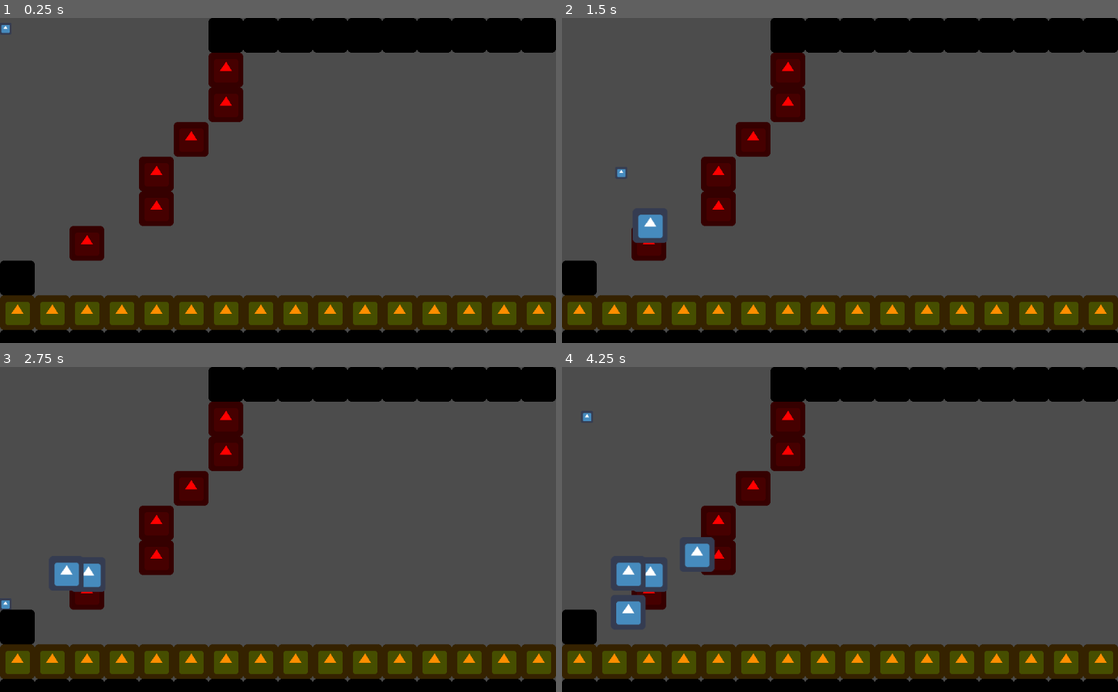
Above: before the commit, frames 1-4 (two rows, left to right).
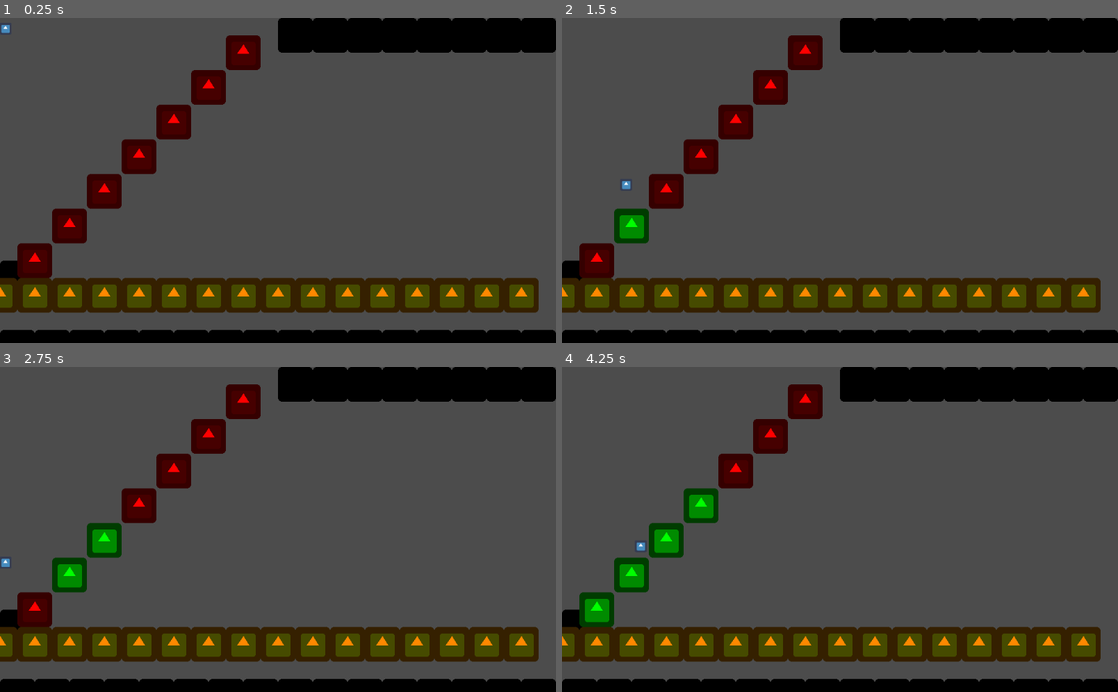
Above: after the commit, the same moments.

Repository: SomeSortOfSam/MeatballMayhem
Game: Godot game, scene res://Levels/Level02.tscn
Same seed, same stepped clock (60 frames per second), same inputs: the game is played once before the commit and once after it. This scene is started directly instead of the project's main scene. The engine's default icon, where the game draws it, is replaced by a stand-in: a white triangle on a blue panel in a dark square.
Inputs:
- Up to frame 1 (0.25 s): no input
- Up to frame 2 (1.5 s): hold Right (ui_right) from 0.53 s (still down); tap Up (ui_up) at 0.77 s
- Up to frame 3 (2.75 s): tap Up (ui_up) at 1.52 s; release Right (ui_right) at 2.03 s; hold Left (ui_left) from 2.03 s (still down)
- Up to frame 4 (4.25 s): release Left (ui_left) at 2.78 s; hold Right (ui_right) from 2.78 s (still down); tap Up (ui_up) at 3.02, 3.77 s

The runs differ from the first frame. In frame 1, 22% of the frame differs, in the area x 0-100%, y 0-96%; in frame 2, 22%; in frame 3, 22%; in frame 4, 23%.

Commit message:
Spike to Platform

Diff:
--- a/Level.tscn
+++ /dev/null
@@ -1,134 +0,0 @@
-[gd_scene load_steps=11 format=2]
-
-[ext_resource path="res://Meatball.tscn" type="PackedScene" id=1]
-[ext_resource path="res://icon.png" type="Texture" id=2]
-[ext_resource path="res://Level Win.tscn" type="PackedScene" id=3]
-[ext_resource path="res://BoundedCamera.tscn" type="PackedScene" id=4]
-
-[sub_resource type="ConvexPolygonShape2D" id=1]
-points = PoolVector2Array( 0, 0, 64, 0, 64, 64, 0, 64 )
-
-[sub_resource type="TileSet" id=2]
-0/name = "Wall"
-0/texture = ExtResource( 2 )
-0/tex_offset = Vector2( 0, 0 )
-0/modulate = Color( 0, 0, 0, 1 )
-0/region = Rect2( 0, 0, 64, 64 )
-0/tile_mode = 0
-0/occluder_offset = Vector2( 0, 0 )
-0/navigation_offset = Vector2( 0, 0 )
-0/shape_offset = Vector2( 0, 0 )
-0/shape_transform = Transform2D( 1, 0, 0, 1, 0, 0 )
-0/shape = SubResource( 1 )
-0/shape_one_way = false
-0/shape_one_way_margin = 1.0
-0/shapes = [ {
-"autotile_coord": Vector2( 0, 0 ),
-"one_way": false,
-"one_way_margin": 1.0,
-"shape": SubResource( 1 ),
-"shape_transform": Transform2D( 1, 0, 0, 1, 0, 0 )
-} ]
-0/z_index = 0
-
-[sub_resource type="ConvexPolygonShape2D" id=3]
-points = PoolVector2Array( 0, 0, 64, 0, 64, 64, 0, 64 )
-
-[sub_resource type="TileSet" id=4]
-0/name = "icon.png 0"
-0/texture = ExtResource( 2 )
-0/tex_offset = Vector2( 0, 0 )
-0/modulate = Color( 1, 0, 0, 1 )
-0/region = Rect2( 0, 0, 64, 64 )
-0/tile_mode = 0
-0/occluder_offset = Vector2( 0, 0 )
-0/navigation_offset = Vector2( 0, 0 )
-0/shape_offset = Vector2( 0, 0 )
-0/shape_transform = Transform2D( 1, 0, 0, 1, 0, 0 )
-0/shape = SubResource( 3 )
-0/shape_one_way = false
-0/shape_one_way_margin = 1.0
-0/shapes = [ {
-"autotile_coord": Vector2( 0, 0 ),
-"one_way": false,
-"one_way_margin": 1.0,
-"shape": SubResource( 3 ),
-"shape_transform": Transform2D( 1, 0, 0, 1, 0, 0 )
-} ]
-0/z_index = 0
-
-[sub_resource type="ConvexPolygonShape2D" id=5]
-points = PoolVector2Array( 0, 0, 64, 0, 64, 64, 0, 64 )
-
-[sub_resource type="TileSet" id=6]
-0/name = "icon.png 0"
-0/texture = ExtResource( 2 )
-0/tex_offset = Vector2( 0, 0 )
-0/modulate = Color( 1, 0.560784, 0, 1 )
-0/region = Rect2( 0, 0, 64, 64 )
-0/tile_mode = 0
-0/occluder_offset = Vector2( 0, 0 )
-0/navigation_offset = Vector2( 0, 0 )
-0/shape_offset = Vector2( 0, 0 )
-0/shape_transform = Transform2D( 1, 0, 0, 1, 0, 0 )
-0/shape = SubResource( 5 )
-0/shape_one_way = false
-0/shape_one_way_margin = 1.0
-0/shapes = [ {
-"autotile_coord": Vector2( 0, 0 ),
-"one_way": false,
-"one_way_margin": 1.0,
-"shape": SubResource( 5 ),
-"shape_transform": Transform2D( 1, 0, 0, 1, 0, 0 )
-} ]
-0/z_index = 0
-
-[node name="Level" type="Node2D"]
-
-[node name="MeatBall" parent="." instance=ExtResource( 1 )]
-
-[node name="RemoteTransform2D" type="RemoteTransform2D" parent="MeatBall"]
-remote_path = NodePath("../../Camera2D")
-
-[node name="StaticBody2D" type="StaticBody2D" parent="."]
-collision_layer = 2
-collision_mask = 7
-
-[node name="TileMap" type="TileMap" parent="StaticBody2D"]
-tile_set = SubResource( 2 )
-collision_use_parent = true
-collision_layer = 2
-collision_mask = 0
-format = 1
-__meta__ = {
-"_edit_lock_": true
-}
-
-[node name="HurtMap" type="TileMap" parent="."]
-tile_set = SubResource( 4 )
-collision_layer = 4
-collision_mask = 0
-format = 1
-__meta__ = {
-"_edit_lock_": true
-}
-
-[node name="KillMap" type="TileMap" parent="."]
-tile_set = SubResource( 6 )
-collision_layer = 8
-collision_mask = 0
-format = 1
-
-[node name="Level Win" parent="." instance=ExtResource( 3 )]
-nextLevel = "res://Level2.tscn"
-
-[node name="Camera2D" parent="." instance=ExtResource( 4 )]
-position = Vector2( 0, 0 )
-
-[node name="TopLeft" parent="Camera2D/Node" index="0"]
-position = Vector2( 0, 0 )
-
-[node name="BottomRight" parent="Camera2D/Node" index="1"]
-position = Vector2( 1024, 600 )
-
-[editable path="Camera2D"]
--- a/BoundedCamera.tscn
+++ b/Levels/BoundedCamera.tscn
@@ -1,6 +1,7 @@
 [gd_scene load_steps=2 format=2]
 
-[ext_resource path="res://BoundedCamera.gd" type="Script" id=1]
+[ext_resource path="res://Levels/BoundedCamera.gd" type="Script" id=1]
+
 
 [node name="Camera2D" type="Camera2D"]
 position = Vector2( 320, 120 )
--- /dev/null
+++ b/Levels/Level.tscn
@@ -0,0 +1,107 @@
+[gd_scene load_steps=7 format=2]
+
+[ext_resource path="res://Tiles/TileMap.gd" type="Script" id=1]
+[ext_resource path="res://Meatball/Meatball.tscn" type="PackedScene" id=2]
+[ext_resource path="res://Levels/BoundedCamera.tscn" type="PackedScene" id=3]
+[ext_resource path="res://icon.png" type="Texture" id=5]
+
+[sub_resource type="ConvexPolygonShape2D" id=1]
+points = PoolVector2Array( 0, 0, 64, 0, 64, 64, 0, 64 )
+
+[sub_resource type="TileSet" id=2]
+0/name = "Wall"
+0/texture = ExtResource( 5 )
+0/tex_offset = Vector2( 0, 0 )
+0/modulate = Color( 0, 0, 0, 1 )
+0/region = Rect2( 0, 0, 64, 64 )
+0/tile_mode = 0
+0/occluder_offset = Vector2( 0, 0 )
+0/navigation_offset = Vector2( 0, 0 )
+0/shape_offset = Vector2( 0, 0 )
+0/shape_transform = Transform2D( 1, 0, 0, 1, 0, 0 )
+0/shape = SubResource( 1 )
+0/shape_one_way = false
+0/shape_one_way_margin = 1.0
+0/shapes = [ {
+"autotile_coord": Vector2( 0, 0 ),
+"one_way": false,
+"one_way_margin": 1.0,
+"shape": SubResource( 1 ),
+"shape_transform": Transform2D( 1, 0, 0, 1, 0, 0 )
+} ]
+0/z_index = 0
+1/name = "Hurt"
+1/texture = ExtResource( 5 )
+1/tex_offset = Vector2( 0, 0 )
+1/modulate = Color( 1, 0, 0, 1 )
+1/region = Rect2( 0, 0, 64, 64 )
+1/tile_mode = 0
+1/occluder_offset = Vector2( 0, 0 )
+1/navigation_offset = Vector2( 0, 0 )
+1/shape_offset = Vector2( 0, 0 )
+1/shape_transform = Transform2D( 1, 0, 0, 1, 0, 0 )
+1/shape_one_way = false
+1/shape_one_way_margin = 0.0
+1/shapes = [  ]
+1/z_index = 0
+2/name = "Kill"
+2/texture = ExtResource( 5 )
+2/tex_offset = Vector2( 0, 0 )
+2/modulate = Color( 1, 0.376471, 0, 1 )
+2/region = Rect2( 0, 0, 64, 64 )
+2/tile_mode = 0
+2/occluder_offset = Vector2( 0, 0 )
+2/navigation_offset = Vector2( 0, 0 )
+2/shape_offset = Vector2( 0, 0 )
+2/shape_transform = Transform2D( 1, 0, 0, 1, 0, 0 )
+2/shape_one_way = false
+2/shape_one_way_margin = 0.0
+2/shapes = [  ]
+2/z_index = 0
+3/name = "Win"
+3/texture = ExtResource( 5 )
+3/tex_offset = Vector2( 0, 0 )
+3/modulate = Color( 0, 0.529412, 1, 1 )
+3/region = Rect2( 0, 0, 64, 64 )
+3/tile_mode = 0
+3/occluder_offset = Vector2( 0, 0 )
+3/navigation_offset = Vector2( 0, 0 )
+3/shape_offset = Vector2( 0, 0 )
+3/shape_transform = Transform2D( 1, 0, 0, 1, 0, 0 )
+3/shape_one_way = false
+3/shape_one_way_margin = 0.0
+3/shapes = [  ]
+3/z_index = 0
+
+[node name="Level" type="Node2D"]
+
+[node name="MeatBall" parent="." instance=ExtResource( 2 )]
+
+[node name="RemoteTransform2D" type="RemoteTransform2D" parent="MeatBall"]
+remote_path = NodePath("../../Camera2D")
+
+[node name="StaticBody2D" type="StaticBody2D" parent="."]
+collision_layer = 2
+collision_mask = 0
+
+[node name="TileMap" type="TileMap" parent="StaticBody2D"]
+tile_set = SubResource( 2 )
+collision_use_parent = true
+collision_layer = 2
+collision_mask = 0
+format = 1
+script = ExtResource( 1 )
+__meta__ = {
+"_edit_lock_": true
+}
+
+[node name="Camera2D" parent="." instance=ExtResource( 3 )]
+position = Vector2( 0, 0 )
+
+[node name="TopLeft" parent="Camera2D/Node" index="0"]
+position = Vector2( 0, 0 )
+
+[node name="BottomRight" parent="Camera2D/Node" index="1"]
+position = Vector2( 1024, 600 )
+
+[editable path="Camera2D"]
--- a/Levels/Level01.tscn
+++ b/Levels/Level01.tscn
@@ -1,17 +1,11 @@
 [gd_scene load_steps=2 format=2]
 
-[ext_resource path="res://Level.tscn" type="PackedScene" id=1]
+[ext_resource path="res://Levels/Level.tscn" type="PackedScene" id=1]
 
 [node name="Level" instance=ExtResource( 1 )]
 
 [node name="TileMap" parent="StaticBody2D" index="0"]
-tile_data = PoolIntArray( -65537, 0, 0, -131072, 0, 0, -1310 …(371 unchanged characters)… , 0, 0, 262148, -1073741824, 0, 262149, -1073741824, 0, 262150, 0, 0, 262151, 0, 0, 262152, 0, 0, 262153, 0, 0, 262154, 0, 0, 262155, 0, 0, 262156, 0, 0, 262157, 0, 0, 262158, 0, 0, 262160, 0, 0, 393215, 0, 0, 327683, -1073741824, 0, 327694, 0, 0, 327696, 0, 0, 458751, 0, 0, 393218, -1073741824, 0, 393221, -1073741824, 0, 393222, -1073741824, 0, 393223, -1073741824, 0, 393224, -1073741824, 0, 393225, -1073741824, 0, 393226, -1073741824, 0, 393227, -1073741824, 0, 393230, 0, 0, 393232, 0, 0, 524287, 0, 0, 458752, 0, 0, 458753, 0, 0, 458756, 0, 0, 458757, 0, 0, 458758, 0, 0, 458759, 0, 0, 458760, 0, 0, 458761, 0, 0, 458762, 0, 0, 458763, 0, 0, 458768, 0, 0, 589823, 0, 0, 524291, 0, 0, 524292, 0, 0, 524293, …(413 unchanged characters)…
-
-[node name="HurtMap" parent="." index="2"]
-tile_data = PoolIntArray( 196613, 0, 0, 196614, 0, 0, 196615, 0, 0, 196616, 0, 0, 196617, 0, 0, 196618, 0, 0, 196619, 0, 0, 196620, 0, 0, 458764, 0, 0 )
-
-[node name="Level Win" parent="." index="4"]
-position = Vector2( 32, 544 )
+tile_data = PoolIntArray( -65537, 0, 0, -131072, 0, 0, -1310 …(371 unchanged characters)… , 0, 0, 262148, -1073741824, 0, 262149, 1, 0, 262150, 1, 0, 262151, 1, 0, 262152, 1, 0, 262153, 1, 0, 262154, 1, 0, 262155, 1, 0, 262156, 1, 0, 262157, 1, 0, 262158, 0, 0, 262160, 0, 0, 393215, 0, 0, 327683, -1073741824, 0, 327694, 0, 0, 327696, 0, 0, 458751, 0, 0, 393218, -1073741824, 0, 393221, -1073741824, 0, 393222, -1073741824, 0, 393223, -1073741824, 0, 393224, -1073741824, 0, 393225, -1073741824, 0, 393226, -1073741824, 0, 393227, -1073741824, 0, 393230, 0, 0, 393232, 0, 0, 524287, 0, 0, 458752, 0, 0, 458753, 0, 0, 458756, 0, 0, 458757, 0, 0, 458758, 0, 0, 458759, 0, 0, 458760, 0, 0, 458761, 0, 0, 458762, 0, 0, 458763, 0, 0, 458768, 0, 0, 589823, 0, 0, 524288, 3, 0, 524291, 0, 0, 524292, 0, 0, 524293, …(413 unchanged characters)…
 nextLevel = "res://Levels/Level02.tscn"
 
 [node name="TopLeft" parent="Camera2D/Node" index="0"]
--- a/Levels/Level02.tscn
+++ b/Levels/Level02.tscn
@@ -1,20 +1,10 @@
 [gd_scene load_steps=2 format=2]
 
-[ext_resource path="res://Level.tscn" type="PackedScene" id=1]
+[ext_resource path="res://Levels/Level.tscn" type="PackedScene" id=1]
 
 [node name="Level" instance=ExtResource( 1 )]
 
 [node name="TileMap" parent="StaticBody2D" index="0"]
-tile_data = PoolIntArray( -65537, 0, 0, -131072, 0, 0, -1310 …(210 unchanged characters)… 57, 0, 0, -131056, 0, 0, -1, 0, 0, -65520, 0, 0, 65535, 0, 0, 6, 0, 0, 7, 0, 0, 8, 0, 0, 9, 0, 0, 10, 0, 0, 11, 0, 0, 12, 0, 0, 13, 0, 0, 14, 0, 0, 15, 0, 0, 16, 0, 0, 131071, 0, 0, 65552, 0, 0, 196607, 0, 0, 131088, 0, 0, 262143, 0, 0, 196624, 0, 0, 327679, 0, 0, 262160, 0, 0, 393215, 0, 0, 327696, 0, 0, 458751, 0, 0, 393232, 0, 0, 524287, 0, 0, 458752, 0, 0, 458768, 0, 0, 589823, 0, 0, 524304, 0, 0, 655359, 0, 0, 589824, …(231 unchanged characters)…
-
-[node name="HurtMap" parent="." index="2"]
-tile_data = PoolIntArray( 65542, 0, 0, 131078, 0, 0, 196613, 0, 0, 262148, 0, 0, 327684, 0, 0, 393218, 0, 0 )
-
-[node name="KillMap" parent="." index="3"]
-tile_data = PoolIntArray( 524288, 0, 0, 524289, 0, 0, 524290, 0, 0, 524291, 0, 0, 524292, 0, 0, 524293, 0, 0, 524294, 0, 0, 524295, 0, 0, 524296, 0, 0, 524297, 0, 0, 524298, 0, 0, 524299, 0, 0, 524300, 0, 0, 524301, 0, 0, 524302, 0, 0, 524303, 0, 0 )
-
-[node name="Level Win" parent="." index="4"]
-position = Vector2( 992, -32 )
-nextLevel = "res://Levels/Level01.tscn"
+tile_data = PoolIntArray( -65537, 0, 0, -131072, 0, 0, -1310 …(210 unchanged characters)… 57, 0, 0, -131056, 0, 0, -1, 0, 0, -65521, 3, 0, -65520, 0, 0, 65535, 0, 0, 8, 0, 0, 9, 0, 0, 10, 0, 0, 11, 0, 0, 12, 0, 0, 13, 0, 0, 14, 0, 0, 15, 0, 0, 16, 0, 0, 131071, 0, 0, 65543, 1, 0, 65552, 0, 0, 196607, 0, 0, 131078, 1, 0, 131088, 0, 0, 262143, 0, 0, 196613, 1, 0, 196624, 0, 0, 327679, 0, 0, 262148, 1, 0, 262160, 0, 0, 393215, 0, 0, 327683, 1, 0, 327696, 0, 0, 458751, 0, 0, 393218, 1, 0, 393232, 0, 0, 524287, 0, 0, 458752, 0, 0, 458753, 1, 0, 458768, 0, 0, 589823, 0, 0, 524288, 2, 0, 524289, 2, 0, 524290, 2, 0, 524291, 2, 0, 524292, 2, 0, 524293, 2, 0, 524294, 2, 0, 524295, 2, 0, 524296, 2, 0, 524297, 2, 0, 524298, 2, 0, 524299, 2, 0, 524300, 2, 0, 524301, 2, 0, 524302, 2, 0, 524303, 2, 0, 524304, 0, 0, 655359, 0, 0, 589824, …(231 unchanged characters)…
 
 [editable path="Camera2D"]
--- a/Meatball.tscn
+++ /dev/null
@@ -1,40 +0,0 @@
-[gd_scene load_steps=5 format=2]
-
-[ext_resource path="res://icon.png" type="Texture" id=1]
-[ext_resource path="res://Meatball.gd" type="Script" id=2]
-
-[sub_resource type="CapsuleShape2D" id=1]
-height = 0.309563
-
-[sub_resource type="RectangleShape2D" id=2]
-extents = Vector2( 8, 8 )
-
-[node name="MeatBall" type="KinematicBody2D"]
-collision_mask = 2
-script = ExtResource( 2 )
-jumpHeight = 32.0
-
-[node name="Sprite" type="Sprite" parent="."]
-scale = Vector2( 0.34375, 0.34375 )
-texture = ExtResource( 1 )
-
-[node name="CollisionShape2D" type="CollisionShape2D" parent="."]
-shape = SubResource( 1 )
-
-[node name="HurtBox" type="Area2D" parent="."]
-collision_layer = 2147483648
-collision_mask = 4
-
-[node name="CollisionShape2D" type="CollisionShape2D" parent="HurtBox"]
-modulate = Color( 1, 0, 0, 1 )
-shape = SubResource( 2 )
-
-[node name="DestroyBox" type="Area2D" parent="."]
-collision_layer = 2147483648
-collision_mask = 8
-
-[node name="CollisionShape2D" type="CollisionShape2D" parent="DestroyBox"]
-modulate = Color( 1, 0, 0, 1 )
-shape = SubResource( 2 )
-[connection signal="body_entered" from="HurtBox" to="." method="_on_HurtBox_body_entered"]
-[connection signal="body_entered" from="DestroyBox" to="." method="_on_DestroyBox_body_entered"]
--- a/Meatball.gd
+++ b/Meatball/Meatball.gd
@@ -1,8 +1,6 @@
 extends KinematicBody2D
 
 signal death
-
-onready var MeatBall = load("res://DeadMeat.tscn")
 
 export(float) var acceleration = 100
 export(float) var maxSpeed = 300
@@ -27,12 +25,6 @@
 	velocity.x = lerp(clamp(velocity.x,-maxSpeed,maxSpeed),0,.1)
 	velocity = move_and_slide(velocity,Vector2.UP)
 
-func _on_HurtBox_body_entered(body):
-	var deadMeat = MeatBall.instance()
-	var main = get_tree().current_scene
-	main.add_child(deadMeat)
-	deadMeat.global_position = global_position
+func kill():
+	emit_signal("death")
 	global_position = checkpoint
-
-func _on_DestroyBox_body_entered(body):
-	global_position = checkpoint
--- /dev/null
+++ b/Meatball/Meatball.tscn
@@ -0,0 +1,19 @@
+[gd_scene load_steps=4 format=2]
+
+[ext_resource path="res://icon.png" type="Texture" id=1]
+[ext_resource path="res://Meatball/Meatball.gd" type="Script" id=2]
+
+[sub_resource type="CapsuleShape2D" id=1]
+height = 0.309563
+
+[node name="MeatBall" type="KinematicBody2D"]
+collision_mask = 2
+script = ExtResource( 2 )
+jumpHeight = 32.0
+
+[node name="Sprite" type="Sprite" parent="."]
+scale = Vector2( 0.34375, 0.34375 )
+texture = ExtResource( 1 )
+
+[node name="CollisionShape2D" type="CollisionShape2D" parent="."]
+shape = SubResource( 1 )
--- /dev/null
+++ b/Tiles/DestroyNode.gd
@@ -0,0 +1,4 @@
+extends Area2D
+
+func _on_Destroy_body_entered(body):
+	body.kill()
--- a/Level Win.tscn
+++ b/Tiles/DestroyNode.tscn
@@ -1,18 +1,20 @@
 [gd_scene load_steps=4 format=2]
 
 [ext_resource path="res://icon.png" type="Texture" id=1]
-[ext_resource path="res://Level Win.gd" type="Script" id=2]
+[ext_resource path="res://Tiles/DestroyNode.gd" type="Script" id=2]
 
 [sub_resource type="RectangleShape2D" id=1]
 extents = Vector2( 32, 32 )
 
-[node name="Level Win" type="Area2D"]
+[node name="Destroy" type="Area2D"]
+position = Vector2( 32, 32 )
 collision_layer = 0
 script = ExtResource( 2 )
 
-[node name="Sprite" type="Sprite" parent="."]
+[node name="AnimatedSprite" type="Sprite" parent="."]
+self_modulate = Color( 1, 0.537255, 0, 1 )
 texture = ExtResource( 1 )
 
 [node name="CollisionShape2D" type="CollisionShape2D" parent="."]
 shape = SubResource( 1 )
-[connection signal="body_entered" from="." to="." method="_on_Level_Win_body_entered"]
+[connection signal="body_entered" from="." to="." method="_on_Destroy_body_entered"]
--- /dev/null
+++ b/Tiles/KillNode.gd
@@ -0,0 +1,9 @@
+extends Area2D
+
+onready var platform = $StaticBody2D/CollisionShape2D
+onready var sprite = $Sprite
+
+func _on_Kill_body_entered(body):
+	body.kill()
+	platform.set_deferred("disabled",false)
+	sprite.set_self_modulate(Color.green)
--- /dev/null
+++ b/Tiles/KillNode.tscn
@@ -0,0 +1,31 @@
+[gd_scene load_steps=5 format=2]
+
+[ext_resource path="res://Tiles/KillNode.gd" type="Script" id=1]
+[ext_resource path="res://icon.png" type="Texture" id=2]
+
+[sub_resource type="RectangleShape2D" id=1]
+extents = Vector2( 32, 32 )
+
+[sub_resource type="RectangleShape2D" id=2]
+extents = Vector2( 32, 32 )
+
+[node name="Kill" type="Area2D"]
+position = Vector2( 32, 32 )
+collision_layer = 0
+script = ExtResource( 1 )
+
+[node name="Sprite" type="Sprite" parent="."]
+self_modulate = Color( 1, 0, 0, 1 )
+texture = ExtResource( 2 )
+
+[node name="CollisionShape2D" type="CollisionShape2D" parent="."]
+shape = SubResource( 1 )
+
+[node name="StaticBody2D" type="StaticBody2D" parent="."]
+collision_layer = 2
+collision_mask = 0
+
+[node name="CollisionShape2D" type="CollisionShape2D" parent="StaticBody2D"]
+shape = SubResource( 2 )
+disabled = true
+[connection signal="body_entered" from="." to="." method="_on_Kill_body_entered"]
--- a/Level Win.gd
+++ b/Tiles/Level Win.gd
@@ -2,5 +2,5 @@
 
 export(String, FILE, "*.tscn") var nextLevel
 
-func _on_Level_Win_body_entered(body):
+func _on_Level_Win_body_entered(_body):
 	get_tree().change_scene(nextLevel)
--- /dev/null
+++ b/Tiles/Level Win.tscn
@@ -0,0 +1,19 @@
+[gd_scene load_steps=4 format=2]
+
+[ext_resource path="res://icon.png" type="Texture" id=1]
+[ext_resource path="res://Tiles/Level Win.gd" type="Script" id=2]
+
+[sub_resource type="RectangleShape2D" id=1]
+extents = Vector2( 32, 32 )
+
+[node name="Level Win" type="Area2D"]
+position = Vector2( 32, 32 )
+collision_layer = 0
+script = ExtResource( 2 )
+
+[node name="Sprite" type="Sprite" parent="."]
+texture = ExtResource( 1 )
+
+[node name="CollisionShape2D" type="CollisionShape2D" parent="."]
+shape = SubResource( 1 )
+[connection signal="body_entered" from="." to="." method="_on_Level_Win_body_entered"]
--- /dev/null
+++ b/Tiles/TileMap.gd
@@ -0,0 +1,30 @@
+extends TileMap
+
+onready var KillNode = preload("res://Tiles/KillNode.tscn")
+onready var DestroyNode = preload("res://Tiles/DestroyNode.tscn")
+onready var WinNode = preload("res://Tiles/Level Win.tscn")
+
+export(int) var killID = 1
+export(int) var destroyID = 2
+export(int) var winID = 3
+export(String, FILE, "*.tscn") var nextLevel = "res://Levels/Level.tscn"
+export(int) var checkpointId = 4
+
+# Called when the node enters the scene tree for the first time.
+func _ready():
+	replace_tiles(killID, KillNode)
+	replace_tiles(destroyID, DestroyNode)
+	for winNode in replace_tiles(winID, WinNode):
+		winNode.nextLevel = nextLevel
+
+func replace_tiles(id, packedNode):
+	var hurts = get_used_cells_by_id(id)
+	var nodes = []
+	for hurt in hurts:
+		var node = packedNode.instance()
+		get_tree().current_scene.call_deferred("add_child", node)
+		node.global_position = map_to_world(hurt)
+		node.get_child(0).texture = tile_set.tile_get_texture(id)
+		set_cellv(hurt,-1)
+		nodes.push_back(node)
+	return nodes
--- a/project.godot
+++ b/project.godot
@@ -61,8 +61,6 @@
 
 2d_physics/layer_1="Player"
 2d_physics/layer_2="Platform"
-2d_physics/layer_3="Hurt"
-2d_physics/layer_4="Destroy"
 
 [rendering]
 
Renamed: BoundedCamera.gd -> Levels/BoundedCamera.gd
Renamed: DeadMeat.tscn -> Meatball/DeadMeat.tscn
